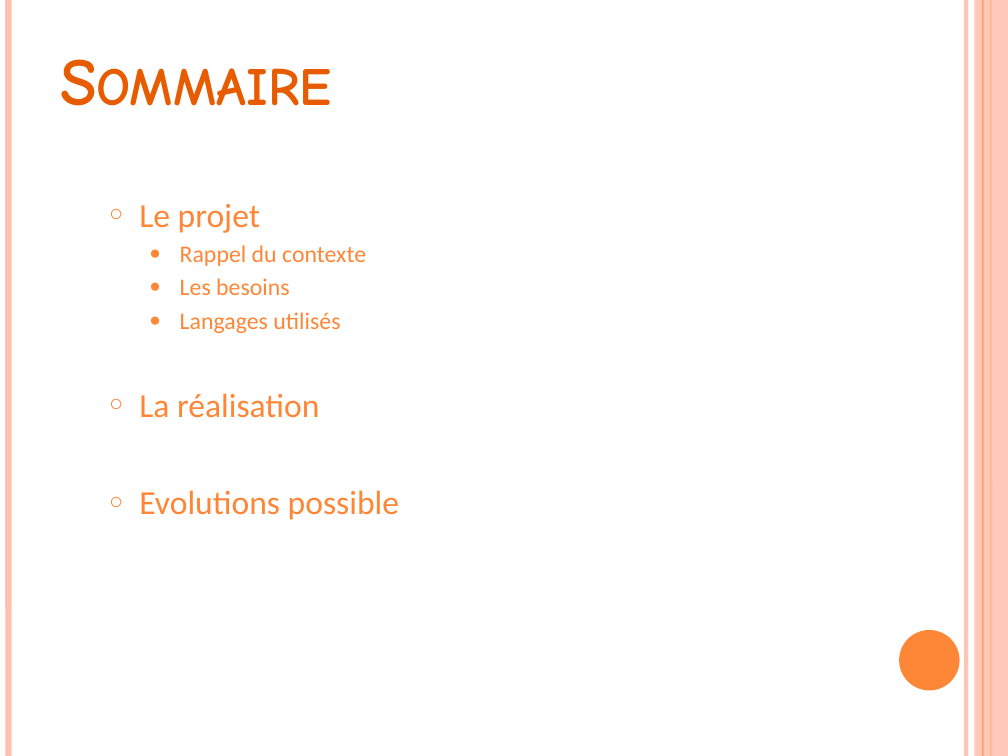
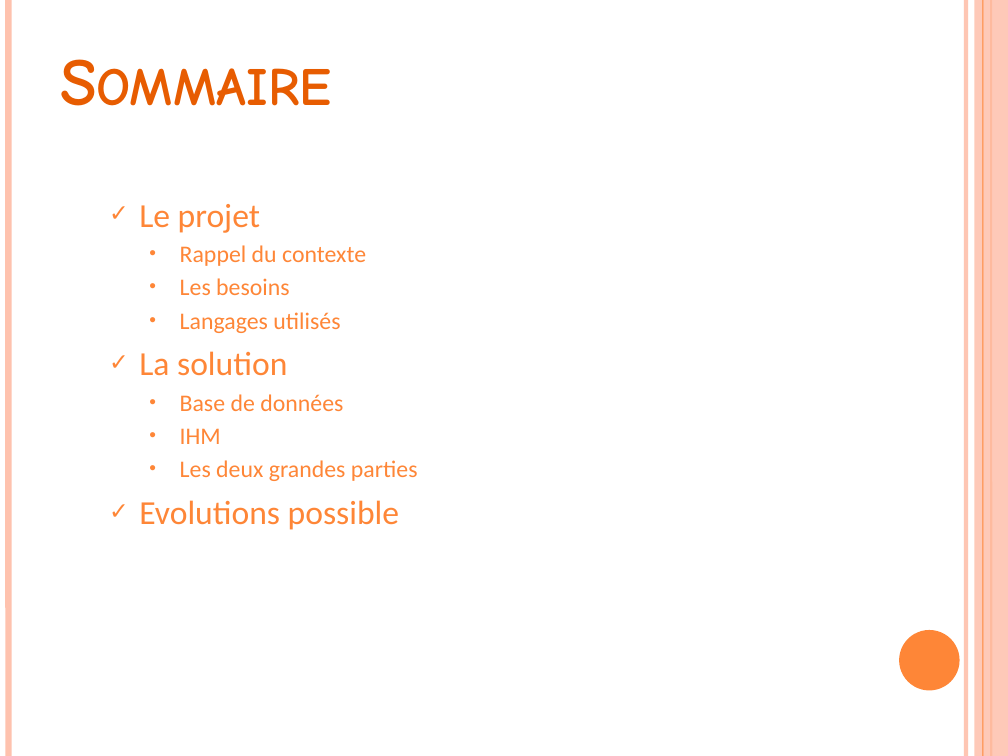
Before and after one commit to xxseric/allocine-de, a slide deck: slide 3 of Rapport/Stage de Licence Informatique.pptx. Drawn at 1008x756 pixels with LibreOffice and Linux fonts; fonts in the diff are those of the drawing. Boxes give left, top, right and bottom in pixels: in the first picture for what was removed or moved away, otherwise in the second. Text is boxed around its words. In the diff, an @@ line names an element or a change of style, - is before the commit and + after.

```diff
--- a/Rapport/Stage de Licence Informatique.pptx
+++ b/Rapport/Stage de Licence Informatique.pptx
@@ text at box(139, 204, 399, 530): bullet ○ to ✓; bullet ● to • @@
@@ text at box(139, 351, 418, 481): text changed; size 24 to 17 pt @@
-○ La réalisation
+✓ La solution
+  • Base de données
+  • IHM
+  • Les deux grandes parties
```
Also in this commit, not shown: 3 other slides changed, 6 slides added, 2 slides removed, 1 other file.
